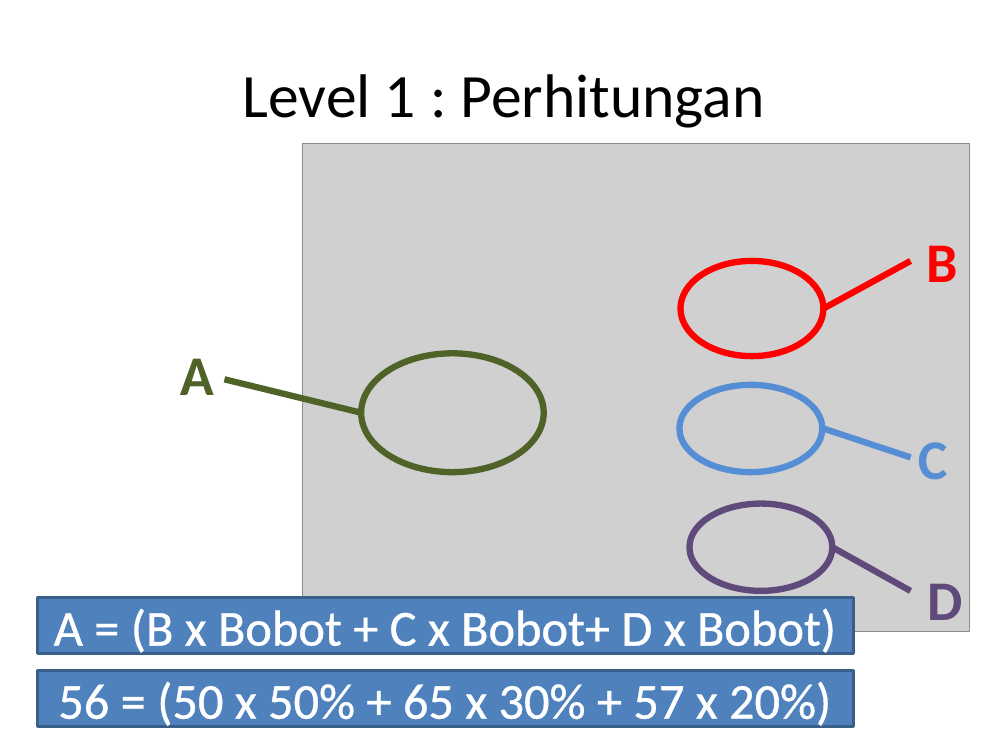
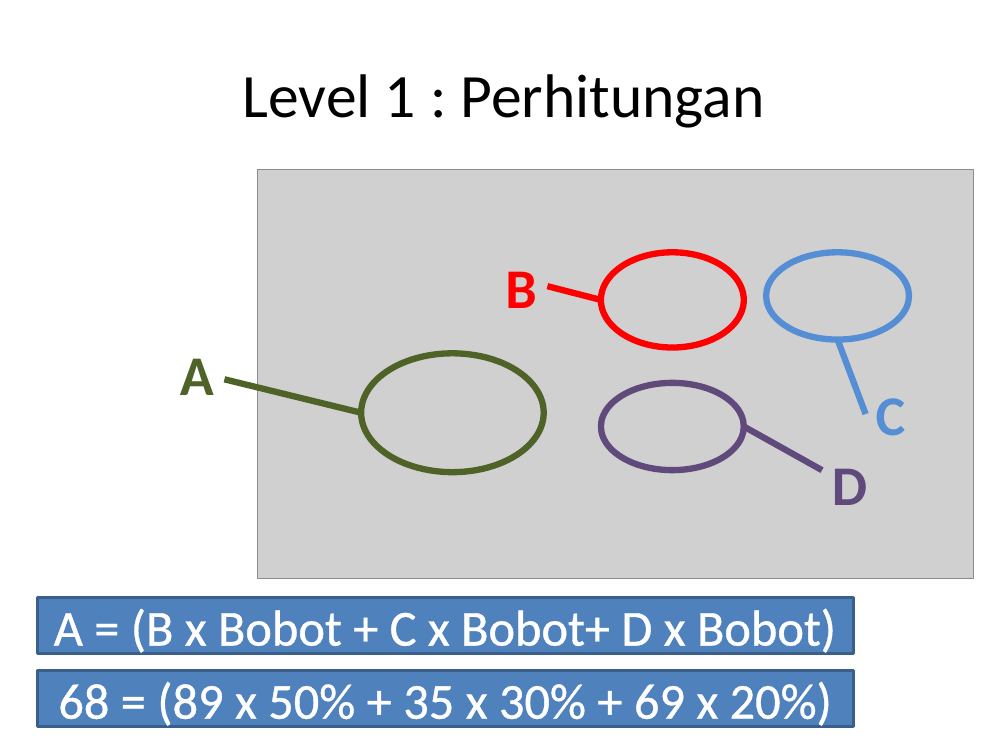
Before and after one commit to ernestina/rollout-span, a slide deck: slide 4 of files/persentasi.pptx. Drawn at 1008x756 pixels with LibreOffice and Linux fonts; fonts in the diff are those of the drawing; grey boxes stand for pictures. Boxes give left, top, right and bottom in pixels: in the first picture for what was removed or moved away, otherwise in the second. Text is boxed around its words. In the diff, an @@ line names an element or a change of style, - is before the commit and + after.

```diff
--- a/files/persentasi.pptx
+++ b/files/persentasi.pptx
@@ picture: place and size @@
-picture at [302,144,969,632]
+picture at [257,169,973,579]
@@ text "B": place and size @@
-text "B" at [926,245,957,282]
+text "B" at [505,271,536,308]
@@ ellipse: place and size @@
-ellipse at [680,261,824,356]
+ellipse at [601,252,744,347]
@@ ellipse: place and size @@
-ellipse at [679,385,823,473]
+ellipse at [766,252,909,340]
@@ line moved from (824, 308) - (910, 261) to (601, 300) - (547, 286) @@
@@ line moved from (910, 458) - (824, 428) to (866, 414) - (838, 340) @@
@@ ellipse: place and size @@
-ellipse at [689,504,833,592]
+ellipse at [601,383,744,471]
@@ text "C": place and size @@
-text "C" at [918,442,948,480]
+text "C" at [876,398,906,436]
@@ line moved from (910, 591) - (833, 547) to (823, 470) - (744, 426) @@
@@ text "D" rewrapped from [927,583,962,633] to [832,468,867,505] @@
@@ text in rectangle at [58,681,832,730]: text changed @@
-56 = (50 x 50% + 65 x 30% + 57 x 20%)
+68 = (89 x 50% + 35 x 30% + 69 x 20%)
```
Also in this commit, not shown: 9 other slides changed, 3 slides added, 2 slides removed, 2 other files.
